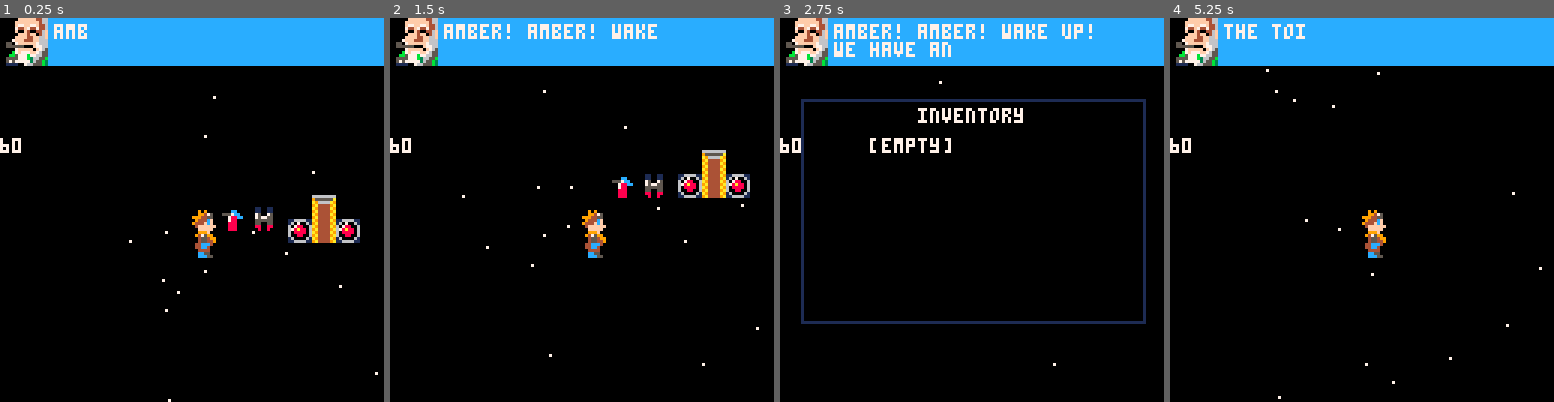
Above: before the commit, frames 1-4 (left to right).
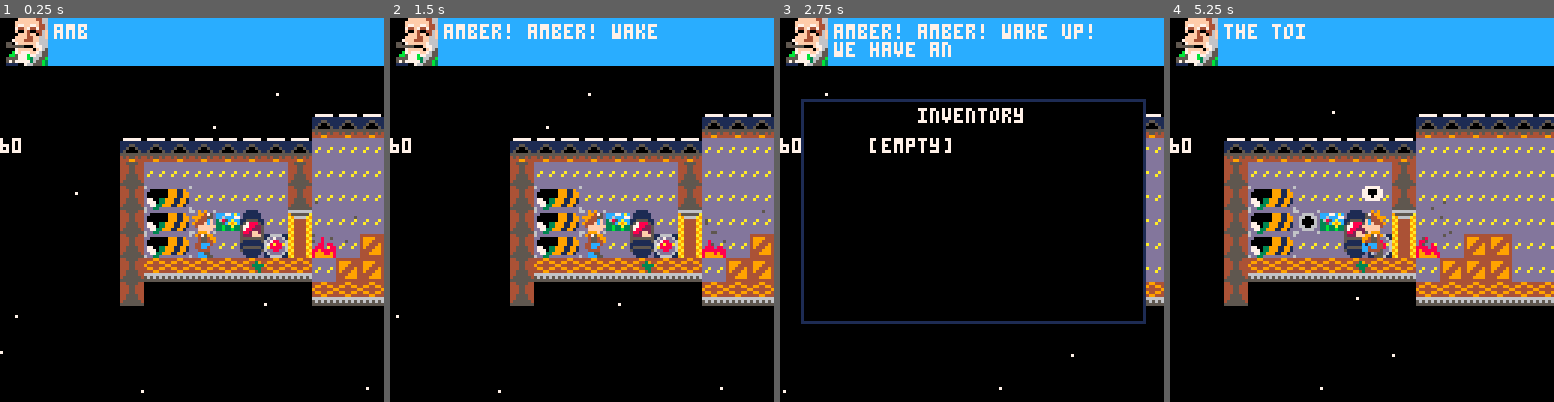
Above: after the commit, the same moments.

Repository: nsatragno/pico8-carts
Game: PICO-8 cartridge space_kludge/space_kludge.p8
Same seed, same stepped clock (60 frames per second), same inputs: the game is played once before the commit and once after it.
Inputs:
- Up to frame 1 (0.25 s): no input
- Up to frame 2 (1.5 s): tap X (X key) at 0.33, 1.07 s; tap O (Z key) at 0.7 s
- Up to frame 3 (2.75 s): hold Right 1.6-2.1 s; tap O (Z key) at 1.7, 2.1, 2.5 s; tap X (X key) at 1.85 s; hold Up 2.15-2.42 s; hold Right from 2.47 s (still down)
- Up to frame 4 (5.25 s): tap O (Z key) every 0.4 s from 2.9 to 4.9 s; tap X (X key) at 2.97, 4.08, 5.2 s; release Right at 3.03 s; hold Left 3.08-3.58 s; hold Down 3.63-3.97 s; hold Right 4.02-4.68 s; hold Up 4.73-5.03 s; hold Left from 5.08 s (still down)

The runs differ from the first frame. In frame 1, 27% of the frame differs, in the area x 0-100%, y 19-100%; in frame 2, 27%; in frame 3, 2.3%; in frame 4, 36%, in the area x 14-100%, y 13-100%.

Commit message:
Add cloning vats.

Diff:
--- a/space_kludge/space_kludge.p8
+++ b/space_kludge/space_kludge.p8
@@ -55,8 +55,8 @@
 
 function create_player()
   return {
-    x = 40,
-    y = 50,
+    x = 160,
+    y = 72,
     dx = 0,
     dy = 0.2,
     facing = 1,
@@ -64,7 +64,7 @@
     show_inventory = false,
     equipped_item = nil,
     -- todo find good number
-    hp = 6000,
+    hp = 6,
 
     -- the number of frames you can hold the jump button to go higher
     jump_ticks = 0,
@@ -85,6 +85,16 @@
 
         spr(top_sprite, self.x, self.y, 1, 1, self.facing != 1)
         spr(bottom_sprite, self.x, self.y + 8, 1, 1, self.facing != 1)
+      else
+        -- player is dead
+        if self.cloning_vat then
+          self.x = self.cloning_vat.x
+          self.y = self.cloning_vat.y - 8
+          self.dx = 0
+          self.dy = 0
+          self.hp = 6
+          self.cloning_vat:animate()
+        end
       end
       if self.hint then
         local y = flr(get_sine_wave(flr(self.y) - 6, 1))
@@ -508,6 +518,45 @@
   }
 end  -- create_jetpack
 
+function create_cloning_vat(x, y)
+  return {
+    x = x,
+    y = y,
+    activatable = true,
+    active = false,
+    respawning_ticks = 0,
+
+    draw = function(self)
+      local sprite = 36
+      if self.respawning_ticks > 0 then
+        self.respawning_ticks -= 1
+        sprite += 1
+      end
+      if not self.active then
+        pal({[3] = 2, [11] = 8})
+      end
+      spr(sprite, x, y - 8, 1, 2)
+      pal()
+    end,  -- cloning_vat:draw,
+
+    activate = function(self)
+      self.active = true
+      self.activatable = false
+      g_dialog:set({
+        {
+          text = "cloning vat activated",
+          sprite = 10,
+        },
+      })
+      g_player.cloning_vat = self
+    end,  -- cloning_vat:activate
+
+    animate = function(self)
+      self.respawning_ticks = 60
+    end,
+  }
+end
+
 function create_enemy(x, y, name, hp)
   return {
     x = x,
@@ -689,15 +738,16 @@
     })
   end
 
-  add(g_actors, create_door(80, 48, 2))
-  add(g_actors, create_switch(72, 56, create_tutorial_script({
+  add(g_actors, create_door(192, 72, 2))
+  add(g_actors, create_switch(184, 80, create_tutorial_script({
     {
       text = "jump (⬆️) to make it\nthrough the cargo",
       sprite = 5,
       persistent = true,
     }
   }, g_actors[#g_actors])))
-  add(g_actors, create_switch(88, 56, g_actors[#g_actors - 1]))
+  add(g_actors, create_cloning_vat(176, 80))
+
   add(g_actors, create_door(512, 40, 3))
   add(g_actors, create_switch(504, 56, create_tutorial_script({
     {
@@ -716,11 +766,9 @@
   add(g_actors, create_extinguisher(50, 56))
   add(g_actors, create_jetpack(60, 56))
 
-  add(g_actors, create_fire(120, 64))
-  add(g_actors, create_fire(128, 64))
-  add(g_actors, create_fire(136, 64))
-
-  add(g_actors, create_denuvo(120, 0, 0, 0.2))
+  add(g_actors, create_fire(200, 80))
+
+  -- add(g_actors, create_denuvo(150, 0, 0, 0.2))
 
   g_map = {
     draw = function(self)
